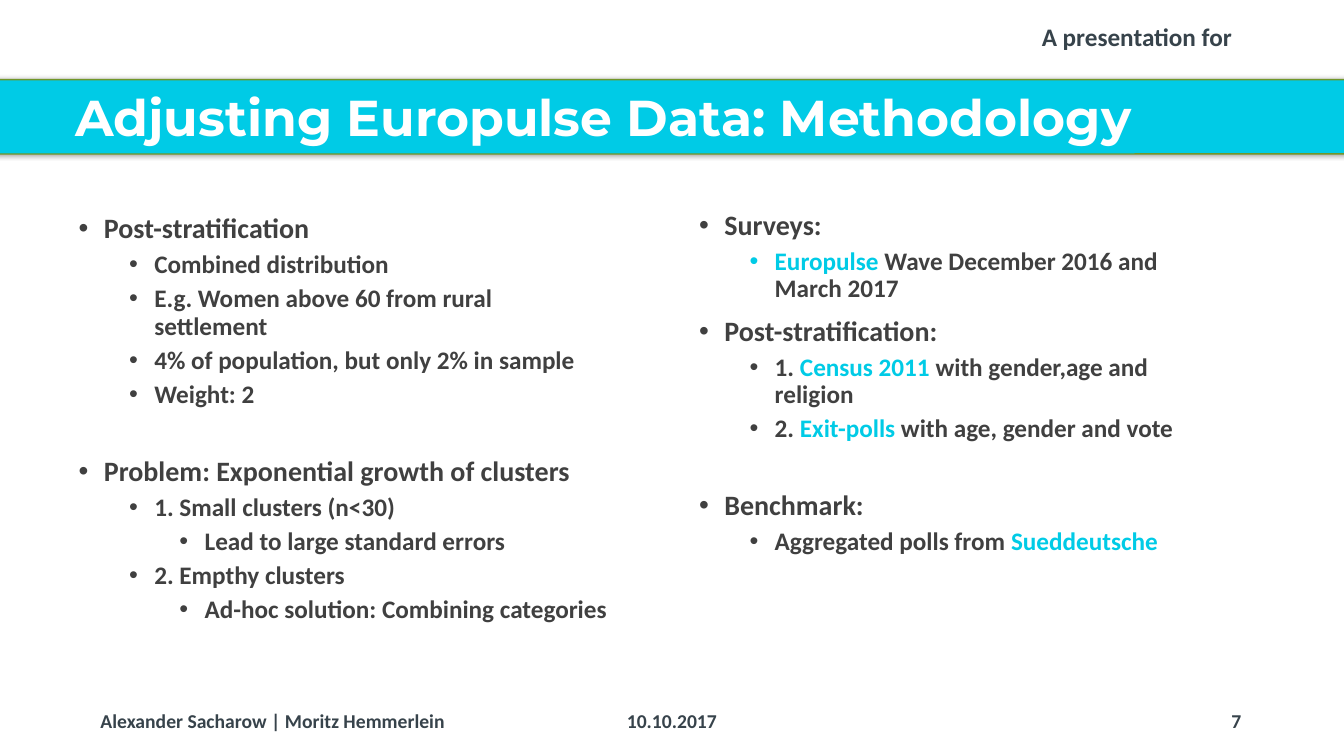
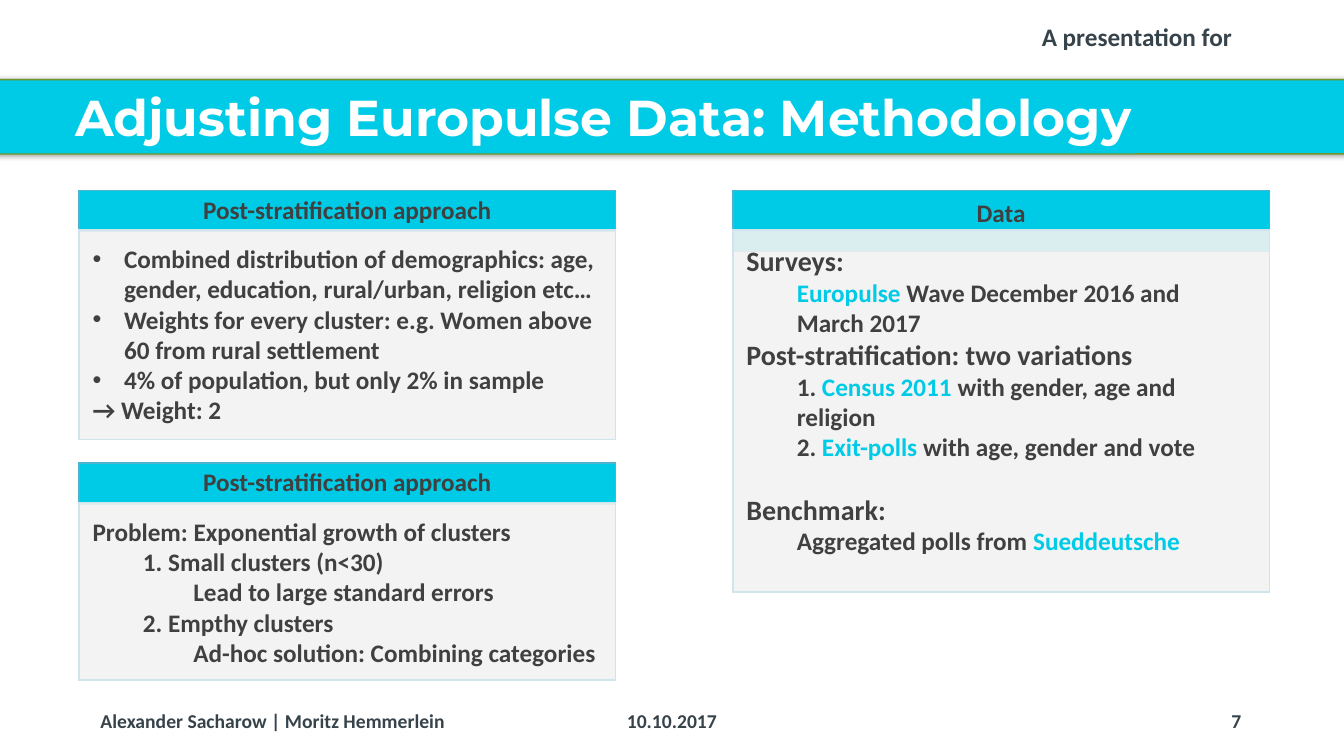
Before and after one commit to Corrod3/ElectionForecasting, a slide deck: slide 7 of Dalia Presentation/20171006_Dalia_Lunchtime Talk_Election Forecasting_v2.pptx. Drawn at 1344x756 pixels with LibreOffice and Linux fonts; fonts in the diff are those of the drawing; background and template pictures are left out. Boxes give left, top, right and bottom in pixels: in the first picture for what was removed or moved away, otherwise in the second. Text is boxed around its words. In the diff, an @@ line names an element or a change of style, - is before the commit and + after.

Commit message:
update slides

```diff
--- a/Dalia Presentation/20171006_Dalia_Lunchtime Talk_Election Forecasting_v2.pptx
+++ b/Dalia Presentation/20171006_Dalia_Lunchtime Talk_Election Forecasting_v2.pptx
@@ freeform shape added at box(79, 191, 615, 232), fill #00CBE6, outline #4EB3CF 1 pt, 18 pt, text #404040, bold @@
+Post-stratification approach
@@ freeform shape added at box(733, 191, 1269, 251), fill #00CBE6, outline #4EB3CF 1 pt, 18 pt, text #404040, bold @@
+Data
@@ freeform shape added at box(79, 230, 615, 440), fill #F2F2F2 at 90% opacity, outline #D0E5ED 1 pt, 18 pt, text #404040, bold @@
+• Combined distribution of demographics: age, gender, education, rural/urban, religion etc…
+• Weights for every cluster: e.g. Women above 60 from rural settlement
+• 4% of population, but only 2% in sample
+→ Weight: 2
@@ text removed at box(104, 218, 607, 623) @@
-• Post-stratification
-  • Combined distribution
-  • E.g. Women above 60 from rural settlement
-  • 4% of population, but only 2% in sample
-  • Weight: 2
-• Problem: Exponential growth of clusters
-  • 1. Small clusters (n<30)
-    • Lead to large standard errors
-  • 2. Empthy clusters
-    • Ad-hoc solution: Combining categories
@@ text removed at box(724, 216, 1173, 555) @@
-• Surveys:
-  • Europulse Wave December 2016 and March 2017
-• Post-stratification:
-  • 1. Census 2011 with gender,age and religion
-  • 2. Exit-polls with age, gender and vote
-• Benchmark:
-  • Aggregated polls from Sueddeutsche
@@ freeform shape added at box(733, 230, 1269, 592), fill #F2F2F2 at 90% opacity, outline #D0E5ED 1 pt, 18 pt, text #404040, bold @@
+Surveys:
+  Europulse Wave December 2016 and March 2017
+Post-stratification: two variations
+  1. Census 2011 with gender, age and religion
+  2. Exit-polls with age, gender and vote
+Benchmark:
+  Aggregated polls from Sueddeutsche
@@ freeform shape added at box(79, 463, 615, 504), fill #00CBE6, outline #4EB3CF 1 pt, 18 pt, text #404040, bold @@
+Post-stratification approach
@@ freeform shape added at box(79, 503, 615, 681), fill #F2F2F2 at 90% opacity, outline #D0E5ED 1 pt, 18 pt, text #404040, bold @@
+Problem: Exponential growth of clusters
+  1. Small clusters (n<30)
+    Lead to large standard errors
+  2. Empthy clusters
+    Ad-hoc solution: Combining categories
```
Also in this commit, not shown: 3 other slides changed.
